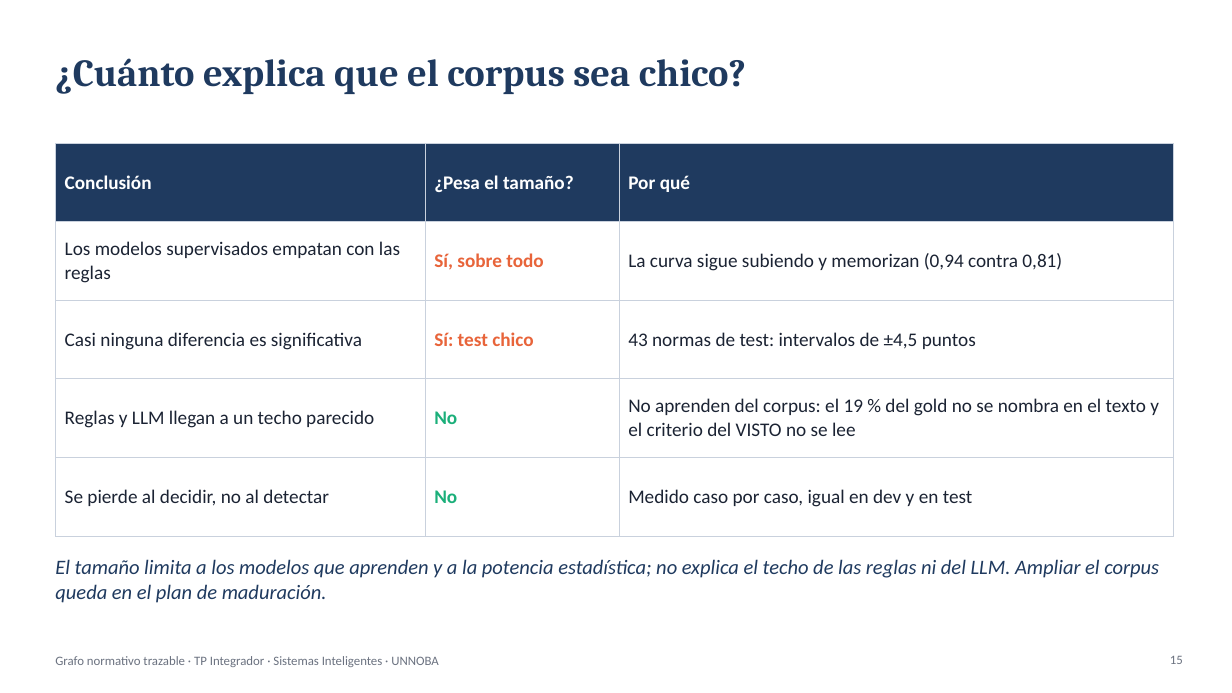
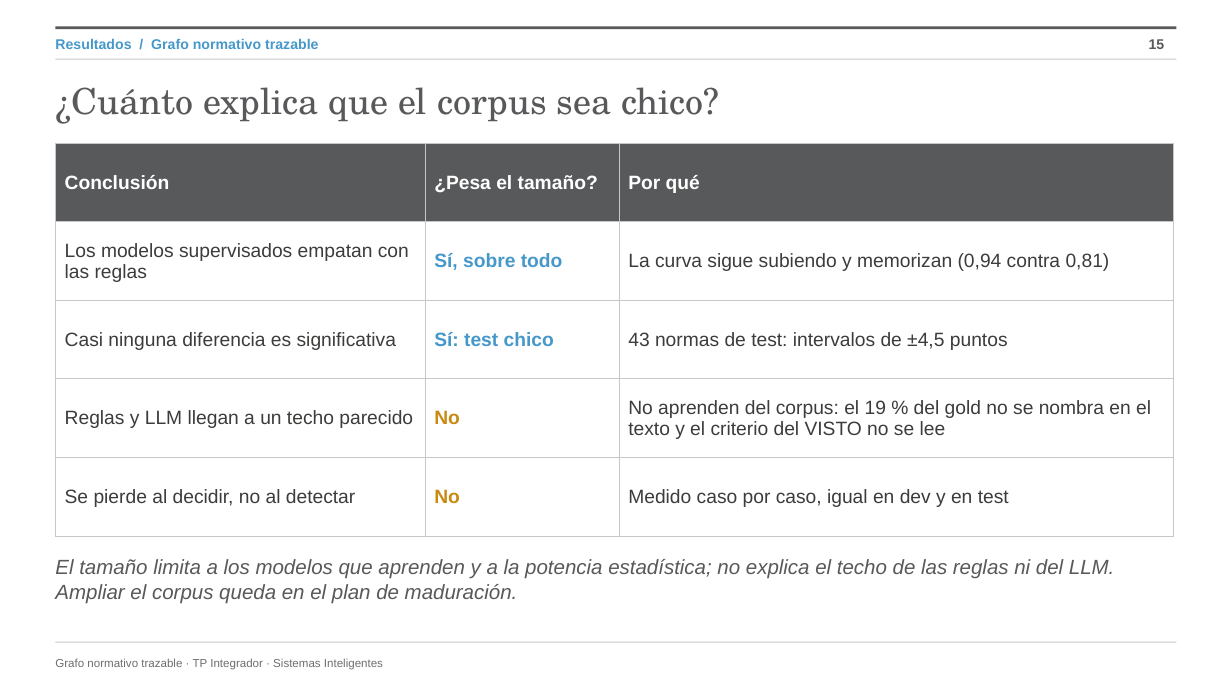
Before and after one commit to JuampiJPT/grafo-legal, a slide deck: slide 15 of docs/presentacion/presentacion_coloquio.pptx. Drawn at 1232x693 pixels with LibreOffice and Linux fonts; fonts in the diff are those of the drawing; background and template pictures are left out. Boxes give left, top, right and bottom in pixels: in the first picture for what was removed or moved away, otherwise in the second. Text is boxed around its words. In the diff, an @@ line names an element or a change of style, - is before the commit and + after.

Commit message:
Presentación con la identidad UNNOBA del manual (B74)

```diff
--- a/docs/presentacion/presentacion_coloquio.pptx
+++ b/docs/presentacion/presentacion_coloquio.pptx
@@ line added from (55, 28) to (1177, 28), #58595B 2.25 pt @@
@@ line added from (55, 59) to (1177, 59), #C6C7C8 0.75 pt @@
@@ text added at [55,38,318,49], 11 pt, text #4698CB, bold @@
+Resultados / Grafo normativo trazable
@@ page number: place and size @@
-page number at [1170,656,1183,664]
+page number at [1149,39,1165,49]
@@ page number at [1149,39,1165,49]: size 10 to 11 pt, font Calibri to Arial, text colour #6B7280 to #58595B, bold on @@
@@ title "¿Cuánto explica que el corpus ...": place and size @@
-title "¿Cuánto explica que el corpus ..." at [55,58,746,94]
+title "¿Cuánto explica que el corpus ..." at [55,87,719,124]
@@ title "¿Cuánto explica que el corpus ..." at [55,87,719,124]: size 30 to 28 pt, font Cambria to TeX Gyre Schola, text colour #1F3A5F to #58595B, bold off @@
@@ table at [55,143,1174,511] @@
@@ fill #1F3A5F to #58595B in row 1 @@
@@ font Calibri to Arial @@
@@ text colour #1B2333 to #3C3C3B in "Los modelos supervisados empatan con las reglas", "La curva sigue subiendo y memorizan (0,94 ...", "Casi ninguna diferencia es significativa", "43 normas de test: intervalos de ±4,5 ..." and 4 more places @@
@@ text colour #E8643A to #4698CB in "Sí, sobre todo", "Sí: test chico" @@
@@ text colour #1BAF7A to #C98A12 in "No", "No" @@
@@ borders changed @@
@@ text "El tamaño limita a los ..." at [55,559,1115,604]: font Calibri to Arial, text colour #1F3A5F to #58595B @@
@@ text at [55,658,383,670]: text changed; size 10 to 9 pt; font Calibri to Arial; text colour #6B7280 to #6D6E71 @@
-Grafo normativo trazable · TP Integrador · Sistemas Inteligentes · UNNOBA
+Grafo normativo trazable · TP Integrador · Sistemas Inteligentes
@@ line added from (55, 642) to (1177, 642), #C6C7C8 0.75 pt @@
```
Also in this commit, not shown: 20 other slides changed, 6 other files.
